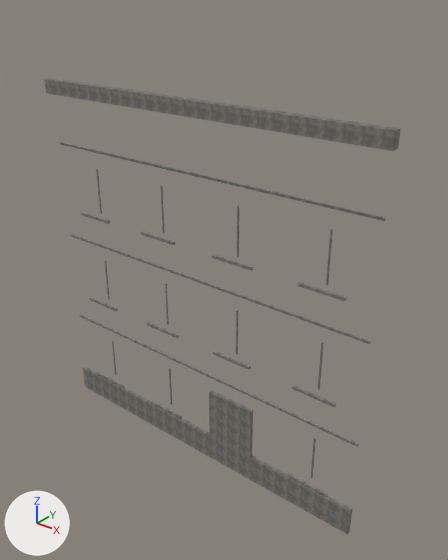
What one commit did to the OBJ model resources/blender/zombie_street/Street_BlockL0_Trim.obj.
The view is the same before and after, from a 50 mm lens placed at (10.87, -12.23, 13.75), pointed at (0.72, 0.45, 5.88). Lighting does not change. The marker at lower left points along +X, +Y and +Z. The first picture is the older version. Where no turn or scale is listed for an object, it has been applied to the vertices.

Names of what the first picture shows: 'Street_BlockL0_Trim'.
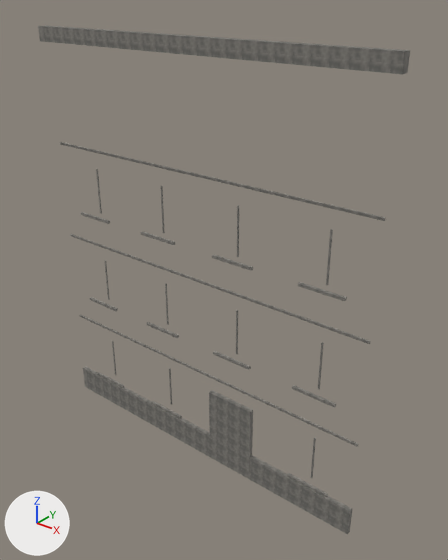
The change, as a diff of the scene's bpy script:
```diff
--- a/resources/blender/zombie_street/Street_BlockL0_Trim.obj.py
+++ b/resources/blender/zombie_street/Street_BlockL0_Trim.obj.py
@@ me_street_blockl0_trim @@
 # used by ob_street_blockl0_trim; location = (0.0, 0.0, 0.0)
-me_street_blockl0_trim.from_pydata(...)  # 224 vertices, 336 faces; spans x -5.7..5.7, y -0.26..0.23, z -0.4..11.0
+me_street_blockl0_trim.from_pydata(...)  # 224 vertices, 336 faces; spans x -5.7..5.7, y -0.26..0.23, z -0.4..12.5
+# me_street_blockl0_trim part 1: the loose piece of 8 vertices spanning x -5.7..5.7, y -0.26..0.0, z 10.58..11.0 is moved by (0.0, 0.0, 1.5)
 me_street_blockl0_trim.materials.append(mat_trimstone)
```

Pixel boxes (x1, y1, x2, y2) of what changed, in the pictures (448 x 560 px; the box of a moved part takes in the faces that stretch with it):
'Street_BlockL0_Trim', reshaped (12% taller)
    before: (45, 78, 401, 535)
    after: (38, 25, 410, 535)
part 1 of me_street_blockl0_trim, moved or reshaped
    before: (45, 78, 401, 151)
    after: (38, 25, 410, 74)
